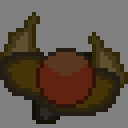
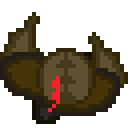
Two versions of the same layered image (128 × 128). Layer-by-layer changes:
added layer "archer head" above "warrior head" over <box>36,48,96,112</box>
renamed "head" to "warrior head", hid it over <box>36,48,96,108</box>
hid "bg (hide me)" over <box>0,0,128,128</box>
